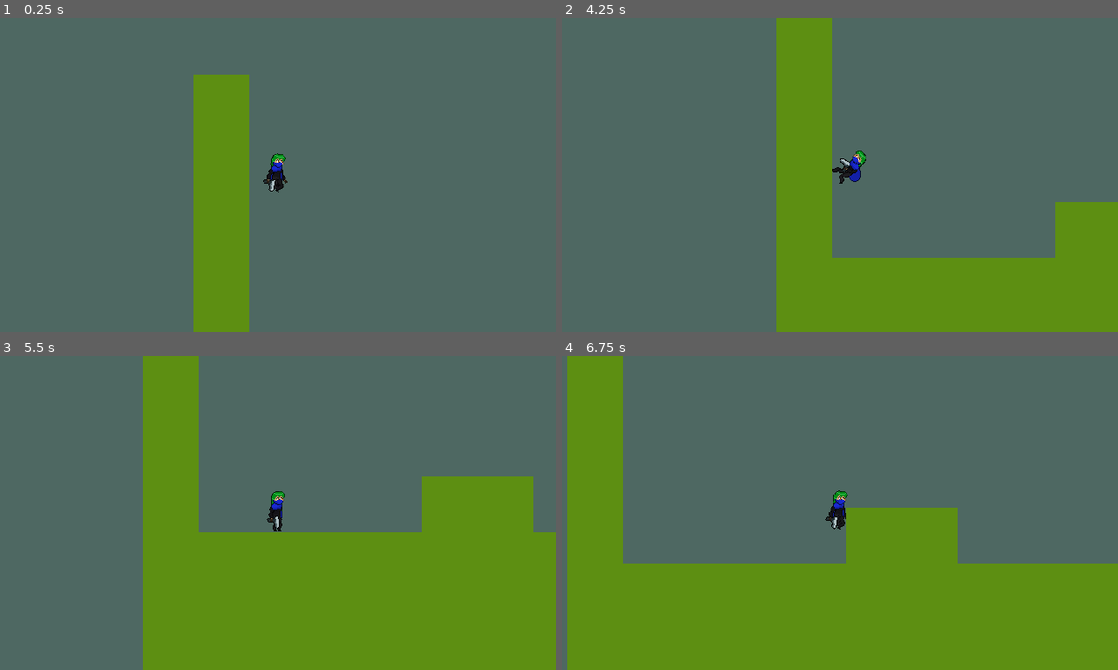
Above: before the commit, frames 1-4 (two rows, left to right).
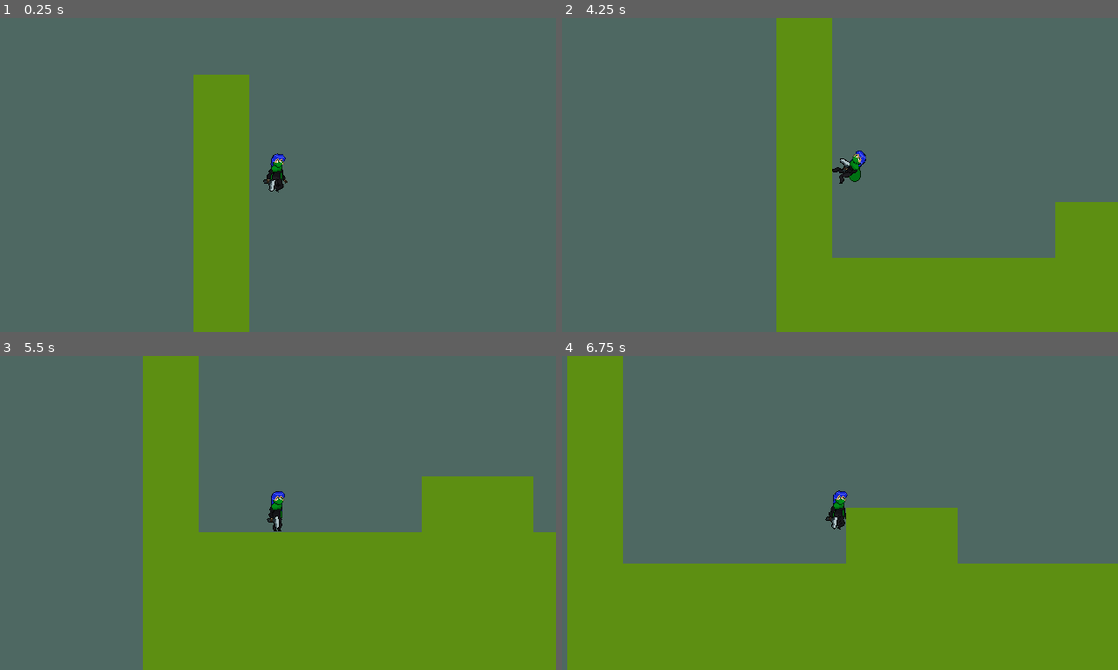
Above: after the commit, the same moments.

Repository: kwabsi/kwabsi.github.io
Game: Godot game, scene res://Test.tscn
The game is run twice, just before and just after one commit, with the same random seed, the same clock (stepped at 60 frames per second) and the same inputs.
Inputs:
- Up to frame 1 (0.25 s): no input
- Up to frame 2 (4.25 s): hold D (mov_right) 0.53-1.28 s; tap Space (act_jump) at 0.77, 1.52, 3.02, 3.77 s; hold S (mov_down) 1.28-2.03 s; hold D (mov_right) 2.03-2.78 s; hold W (mov_up) 2.78-3.53 s; hold A (mov_left) from 3.53 s (still down)
- Up to frame 3 (5.5 s): tap Space (act_jump) at 4.52 s; release A (mov_left) at 5.03 s; hold S (mov_down) from 5.03 s (still down)
- Up to frame 4 (6.75 s): release S (mov_down) at 5.78 s; hold D (mov_right) 5.78-6.53 s; tap Space (act_jump) at 6.02 s; hold W (mov_up) from 6.53 s (still down)

The runs differ from the first frame. In frame 1, 0.1% of the frame differs, in the area x 48-52%, y 43-52%; in frame 2, 0.2%, in the area x 51-55%, y 42-53%; in frame 3, 0.1%; in frame 4, 0.1%.

Commit message:
Added Pink Random hair color to check if site updated

Diff:
--- a/tribal_exploration_platformer/Test.tscn
+++ b/tribal_exploration_platformer/Test.tscn
@@ -9,7 +9,7 @@
 var USERTESTDATA = preload('res://classes/database/userTest/UserTestData.gd')
 
 func _ready():
-	var COLORS = [Color(\"1929d2\"), Color(\"ac0707\"), Color(\"8e27b8\"), Color(\"d2cf19\"), Color(\"008d19\"), Color(\"cf6b00\")]
+	var COLORS = [Color(\"1929d2\"), Color(\"ac0707\"), Color(\"8e27b8\"), Color(\"d2cf19\"), Color(\"008d19\"), Color(\"cf6b00\"), Color(\"ed80d7\")]
 	var rng = RandomNumberGenerator.new()
 	rng.randomize()
 	var mat = $Player.material
--- a/tribal_exploration_platformer/instances/player/PlayerMaterial.tres
+++ b/tribal_exploration_platformer/instances/player/PlayerMaterial.tres
@@ -8,5 +8,5 @@
 shader_param/secondary_color = Color( 0.67451, 0.027451, 0.027451, 1 )
 shader_param/tertiary_color = Color( 0.121569, 0.117647, 0.133333, 1 )
 shader_param/skin_color = Color( 0.85098, 0.686275, 0.47451, 1 )
-shader_param/hair_color = Color( 0.811765, 0.419608, 0, 1 )
+shader_param/hair_color = Color( 0.929412, 0.501961, 0.843137, 1 )
 shader_param/eye_color = Color( 0.556863, 0.152941, 0.721569, 1 )
Not shown, changed: gamejams/TESTS/stuff.pck
